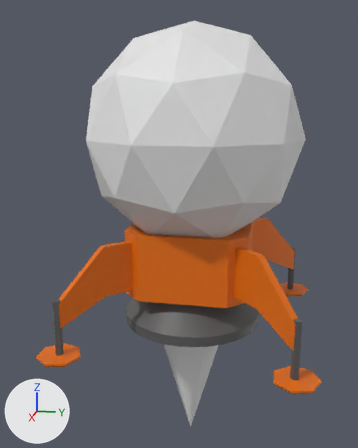
A saved change to the glTF model public/models/lander.gltf.
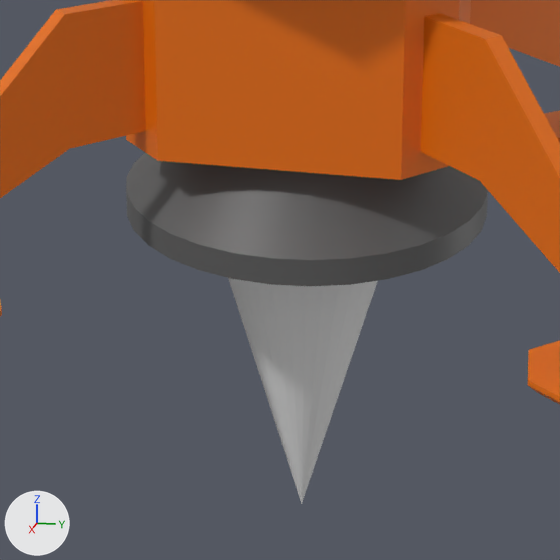
Each version is shown whole from a camera (50 mm lens) standing at (4.11, 0.69, 2.54) and looking at (-0.02, -0.13, 1.51), then close up on the part from 22% to 80% of the width and 54% to 100% of the height. Arrows for +X, +Y and +Z are at lower left; the lights stay in place. Where no turn or scale is listed for an object, it has been applied to the vertices.

The scene before the commit, as lines of its bpy script (objects in view):
```python
me_cone_002 = bpy.data.meshes.new('Cone.002')
me_cone_002.from_pydata(...)  # a 32-sided cone pointing to -z spanning x -0.382..0.382, y -0.382..0.382, z -0.671..0.671
me_cylinder_016 = bpy.data.meshes.new('Cylinder.016')
me_cylinder_016.from_pydata(...)  # 21 vertices, 38 faces; spans x 0.714..1.049, y 0.731..1.058, z 0.617..0.657
me_cylinder_016.materials.append(mat_material_006)  # orange #e76f00
me_cylinder_024 = bpy.data.meshes.new('Cylinder.024')
me_cylinder_024.from_pydata(...)  # 161 vertices, 318 faces; spans x -0.596..0.593, y -0.602..0.587, z 0.661..1.022
me_cylinder_024.materials.append(mat_material_014)  # dark grey #5a5a5a
ob_cylinder_016 = bpy.data.objects.new('Cylinder.016', me_cylinder_016)
ob_cylinder_016.location = (0.0, 0.0, 0.0)
ob_cylinder_024 = bpy.data.objects.new('Cylinder.024', me_cylinder_024)
ob_cylinder_024.location = (0.0, 0.0, 0.0)
ob_thrustnew = bpy.data.objects.new('ThrustNew', me_cone_002)
ob_thrustnew.location = (-0.002, -0.016, 0.176)
# also in view: 'Cube.005' at (0.0, -0.01, 1.2)
```
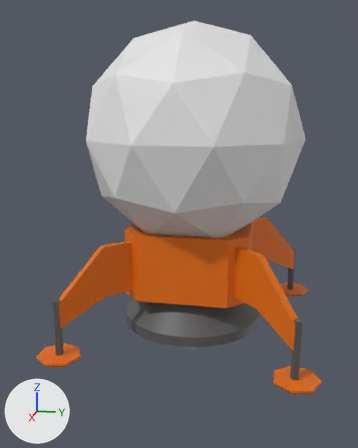
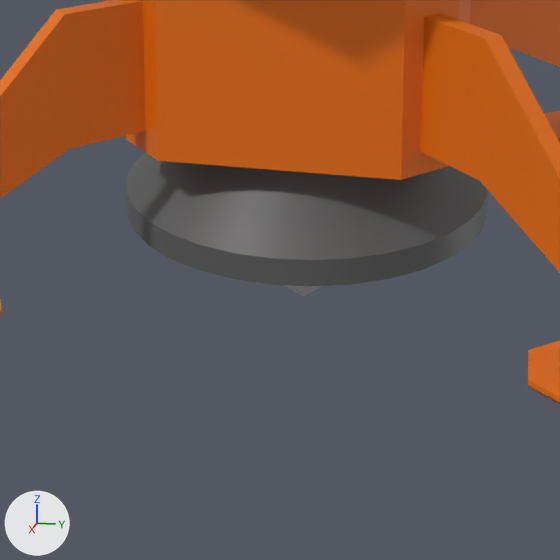
Diff of the bpy script that builds the scene:
```diff
--- a/public/models/lander.gltf.py
+++ b/public/models/lander.gltf.py
@@ me_cone_001 @@
+me_cone_001.from_pydata(...)  # 20 vertices, 36 faces; spans x -0.453..0.449, y -0.458..0.443, z -0.213..0.164
@@ ob_thrustnew @@
-ob_thrustnew = bpy.data.objects.new('ThrustNew', me_cone_002)
-ob_thrustnew.location = (-0.002, -0.016, 0.176)
@@ ob_lander_thrust @@
+ob_lander_thrust = bpy.data.objects.new('Lander_Thrust', me_cone_001)
+ob_lander_thrust.location = (-0.002, -0.008, 0.522)
```

Location of each change, (x1, y1, x2, y2) in pixels of the close-ups (560 x 560 px):
'ThrustNew', deleted
    before: (228, 278, 378, 504)
'Lander_Thrust', added
    after: (285, 285, 321, 297)
